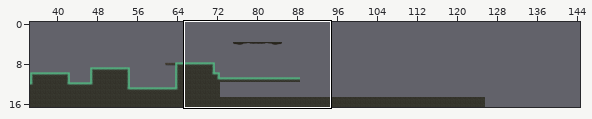
Level history. Tiled map: GDW4_Game/Resources/Tilemaps/Final.tmx. Above, an overview of the earlier version with the close-up marked.
Close-up. First the earlier version:
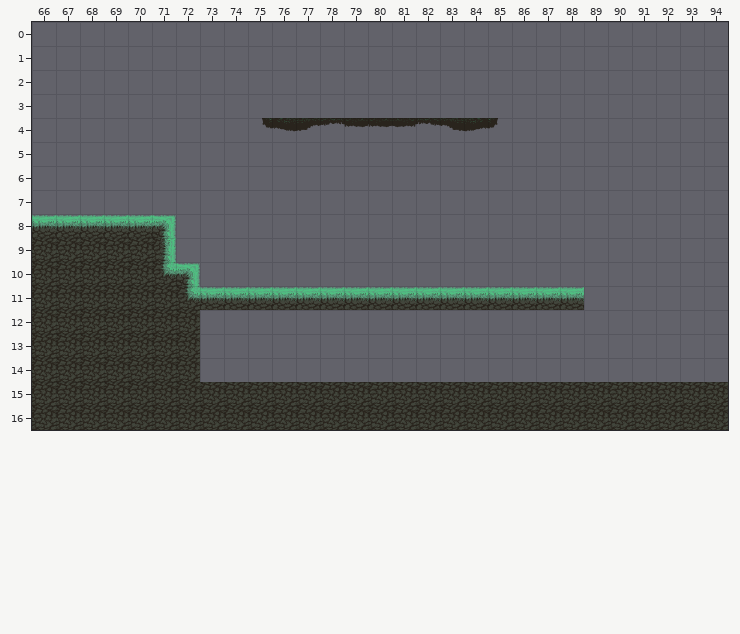
Cells are 64x64 px. Shown: x 66..94, y 0..16. The commit also changed other parts of the map, which this record leaves out.
Now the later version:
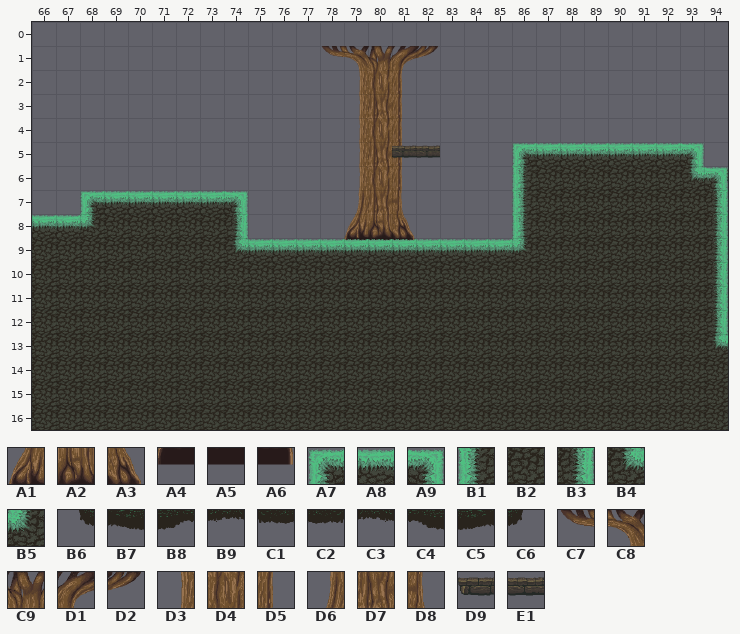
Key: from "Bottom of Tree": A1 1, A2 2, A3 3, A4 6, A5 7, A6 8; from "Ground in Game": A7 0, A8 1, A9 2, B1 7, B2 8, B3 9, B4 35, B5 37; from "Platforms in Game": B6 14, B7 15, B8 16, B9 17, C1 18, C2 20, C3 21, C4 22, C5 23, C6 24; from "Tree": C7 0, C8 1, C9 2, D1 3, D2 4, D3 16, D4 17, D5 18, D6 21, D7 22, D8 23; from "Wood Platforms": D9 0, E1 1.
__ is an empty cell, .. an unchanged one.
Tiles of an added or newly shown layer are drawn over the layers below it.
From old to new:
--- layer "Tree"
@@ x 78..82 @@
- 1 __ __ __ __ __
- 2 .. __ __ __ ..
- 3 .. __ __ __ ..
- 4 .. __ __ __ ..
- 5 .. __ __ __ ..
- 6 .. __ __ __ ..
- 7 .. .. __ .. ..
+ 1 C7 C8 C9 D1 D2
+ 2 .. D3 D4 D5 ..
+ 3 .. D3 D7 D5 ..
+ 4 .. D3 D4 D5 ..
+ 5 .. D3 D7 D5 ..
+ 6 .. D3 D4 D5 ..
+ 7 .. .. D7 .. ..
--- layer "Bottom Tree" (added)
@@ x 79..81 @@
- 7 __ .. __
- 8 __ __ __
- 9 __ __ __
+ 7 D6 .. D8
+ 8 A1 A2 A3
+ 9 A4 A5 A6
--- layer "platforms"
@@ x 75..94 @@
- 4 B6 B7 B8 B9 C1 C1 C2 C3 C4 C5 C6 .. .. .. .. .. .. .. .. ..
- 5 .. .. .. .. .. .. __ __ .. .. .. .. .. .. .. .. .. .. .. ..
- 6 .. .. .. .. .. .. .. .. .. .. .. .. .. .. .. .. .. .. .. __
+ 4 __ __ __ __ __ __ __ __ __ __ __ .. .. .. .. .. .. .. .. ..
+ 5 .. .. .. .. .. .. E1 E1 .. .. .. .. .. .. .. .. .. .. .. ..
+ 6 .. .. .. .. .. .. .. .. .. .. .. .. .. .. .. .. .. .. .. D9
--- layer "Ground"
@@ x 68..94 @@
- 5 .. .. .. .. .. .. .. .. .. .. .. .. .. .. .. .. .. .. __ __ __ __ __ __ __ __ ..
- 6 .. .. .. .. .. .. .. .. .. .. .. .. .. .. .. .. .. .. __ __ __ __ __ __ __ __ __
- 7 __ __ __ __ __ __ __ .. .. .. .. .. .. .. .. .. .. .. __ __ __ __ __ __ __ __ __
- 8 A8 A8 A8 A9 __ __ __ .. .. .. .. .. .. .. .. .. .. .. __ __ __ __ __ __ __ __ __
- 9 .. .. .. B3 __ __ __ __ __ __ __ __ __ __ __ __ __ __ __ __ __ __ __ __ __ __ __
-10 .. .. .. B4 A9 __ __ __ __ __ __ __ __ __ __ __ __ __ __ __ __ __ __ __ __ __ __
-11 .. .. .. .. B4 A8 A8 A8 A8 A8 A8 A8 A8 A8 A8 A8 A8 A8 A8 A8 A8 __ __ __ __ __ __
-12 .. .. .. .. .. __ __ __ __ __ __ __ __ __ __ __ __ __ __ __ __ __ __ __ __ __ __
-13 .. .. .. .. .. __ __ __ __ __ __ __ __ __ __ __ __ __ __ __ __ __ __ __ __ __ __
-14 .. .. .. .. .. __ __ __ __ __ __ __ __ __ __ __ __ __ __ __ __ __ __ __ __ __ __
+ 5 .. .. .. .. .. .. .. .. .. .. .. .. .. .. .. .. .. .. A7 A8 A8 A8 A8 A8 A8 A9 ..
+ 6 .. .. .. .. .. .. .. .. .. .. .. .. .. .. .. .. .. .. B1 B2 B2 B2 B2 B2 B2 B4 A9
+ 7 A7 A8 A8 A8 A8 A8 A9 .. .. .. .. .. .. .. .. .. .. .. B1 B2 B2 B2 B2 B2 B2 B2 B3
+ 8 B5 B2 B2 B2 B2 B2 B3 .. .. .. .. .. .. .. .. .. .. .. B1 B2 B2 B2 B2 B2 B2 B2 B3
+ 9 .. .. .. B2 B2 B2 B4 A8 A8 A8 A8 A8 A8 A8 A8 A8 A8 A8 B5 B2 B2 B2 B2 B2 B2 B2 B3
+10 .. .. .. B2 B2 B2 B2 B2 B2 B2 B2 B2 B2 B2 B2 B2 B2 B2 B2 B2 B2 B2 B2 B2 B2 B2 B3
+11 .. .. .. .. B2 B2 B2 B2 B2 B2 B2 B2 B2 B2 B2 B2 B2 B2 B2 B2 B2 B2 B2 B2 B2 B2 B3
+12 .. .. .. .. .. B2 B2 B2 B2 B2 B2 B2 B2 B2 B2 B2 B2 B2 B2 B2 B2 B2 B2 B2 B2 B2 B3
+13 .. .. .. .. .. B2 B2 B2 B2 B2 B2 B2 B2 B2 B2 B2 B2 B2 B2 B2 B2 B2 B2 B2 B2 B2 B4
+14 .. .. .. .. .. B2 B2 B2 B2 B2 B2 B2 B2 B2 B2 B2 B2 B2 B2 B2 B2 B2 B2 B2 B2 B2 B2
Changed places in both close-ups, as pixel boxes (x1, y1, x2, y2):
changed: (80, 46, 728, 382)
